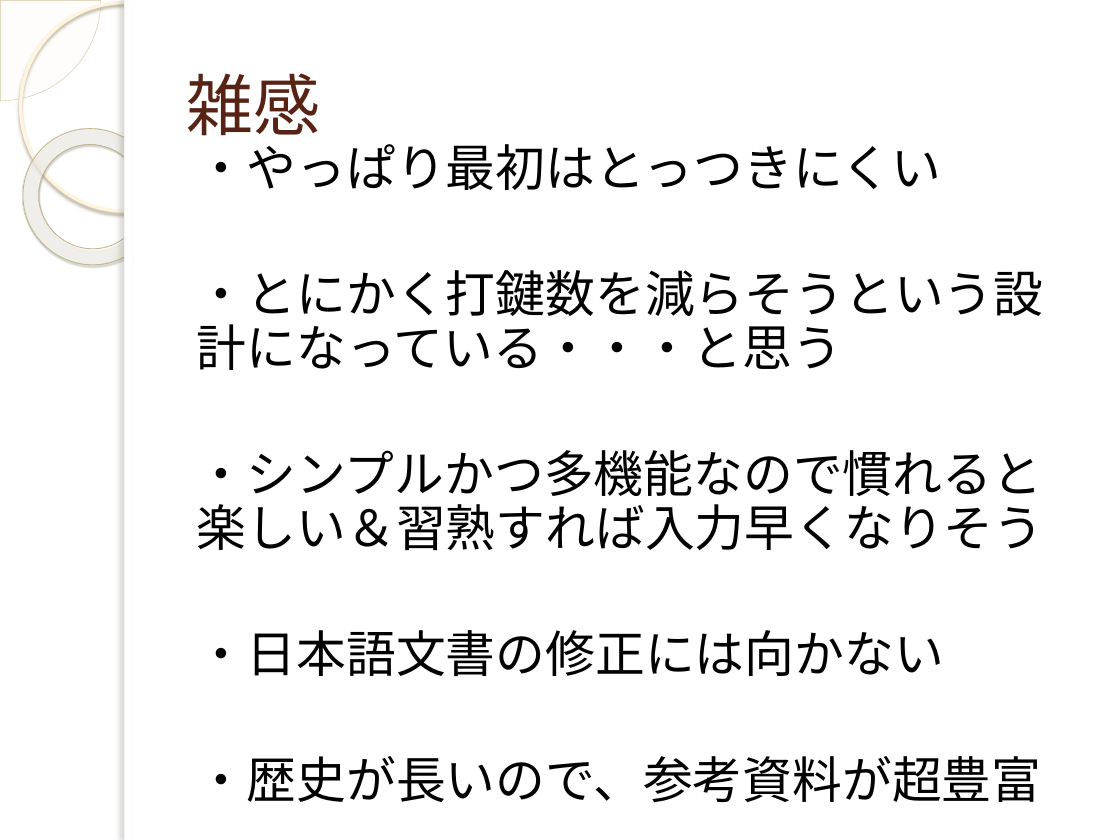
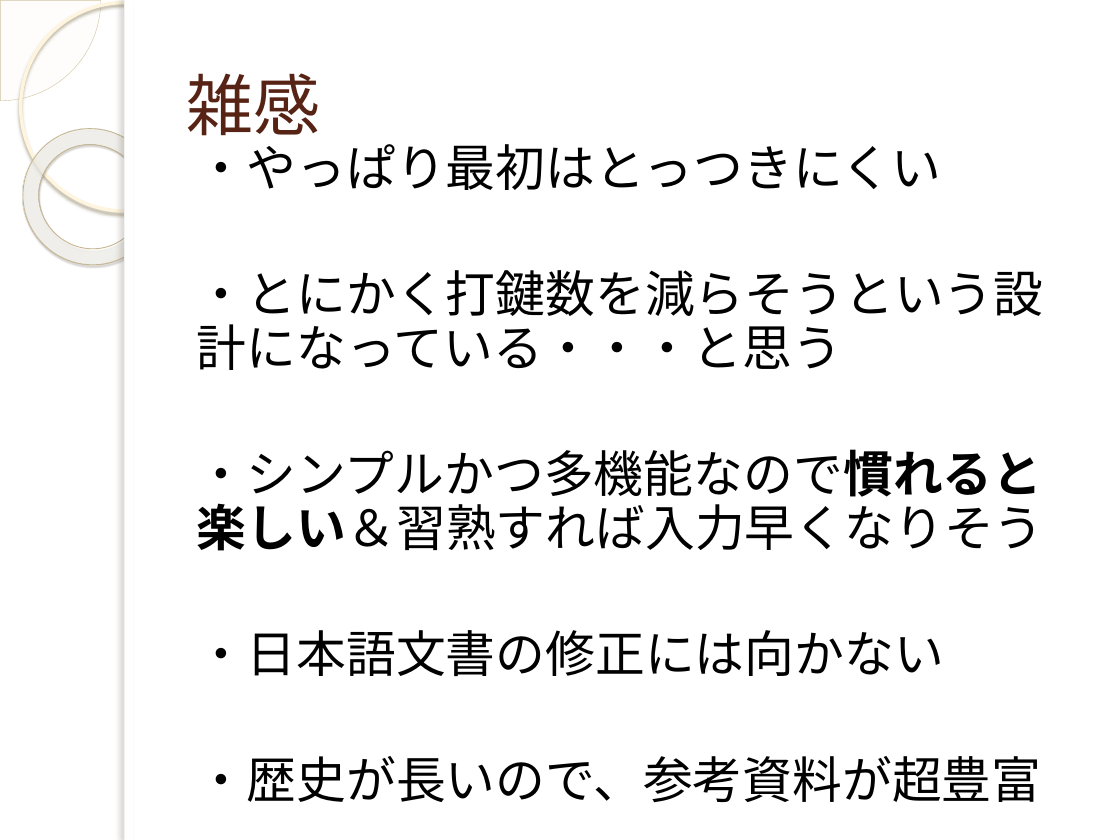
Before and after one commit to yuridonus/FEstudy, a slide deck: slide 32 of vimmer.pptx. Drawn at 1120x840 pixels with LibreOffice and Linux fonts; fonts in the diff are those of the drawing; background and template pictures are left out. Boxes give left, top, right and bottom in pixels: in the first picture for what was removed or moved away, otherwise in the second. Text is boxed around its words. In the diff, an @@ line names an element or a change of style, - is before the commit and + after.

Commit message:
modify vimmer pptx

```diff
--- a/vimmer.pptx
+++ b/vimmer.pptx
@@ text at box(197, 449, 1044, 551): bold on in "・シンプルかつ多機能なので慣れると楽しい＆習熟すれば入力早くなりそう" @@
```
